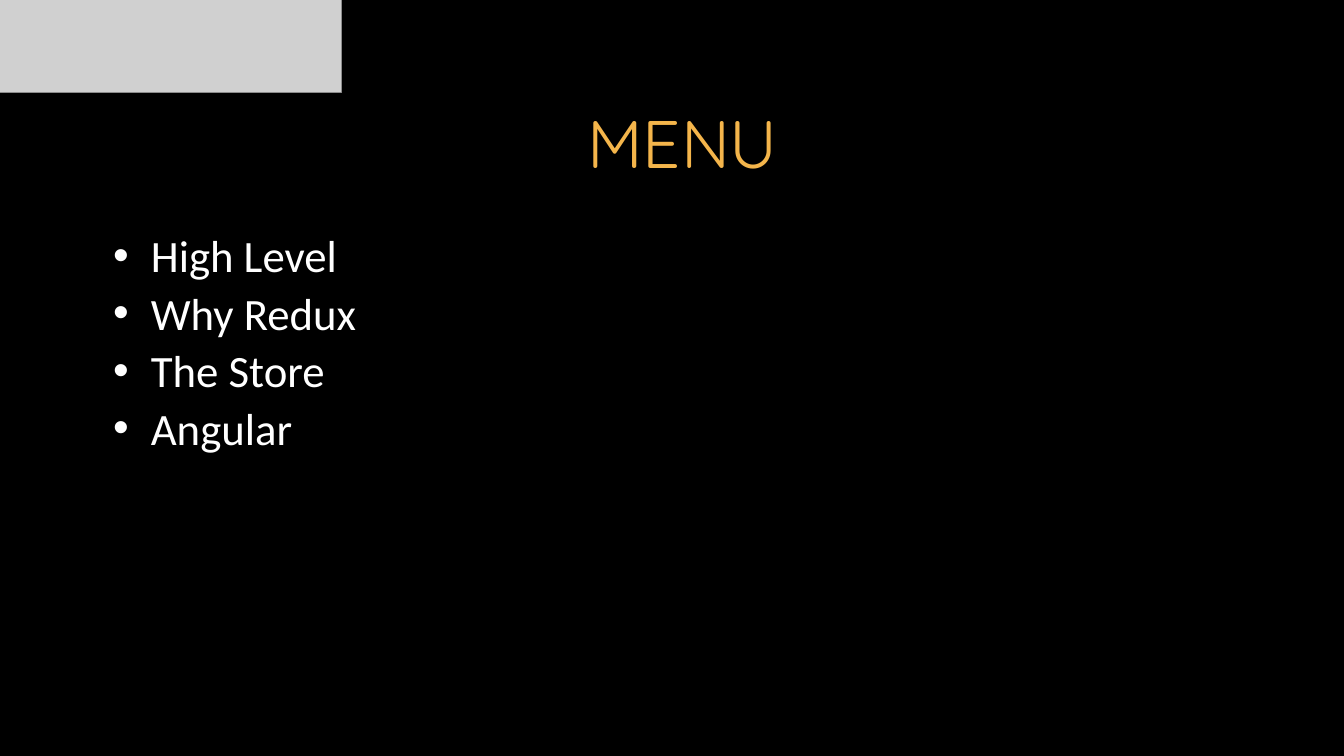
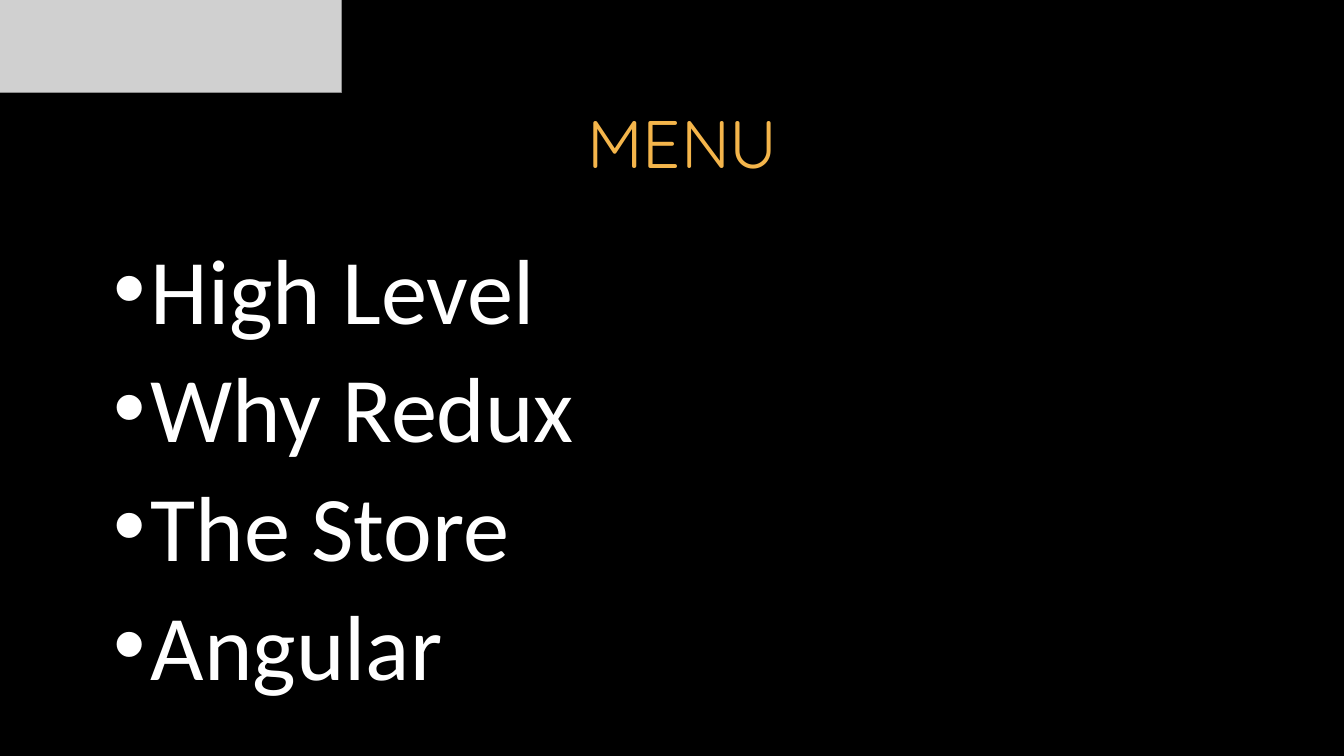
Before and after one commit to itenium-be/Redux, a slide deck: slide 2 of Redux.pptx. Drawn at 1344x756 pixels with LibreOffice and Linux fonts; fonts in the diff are those of the drawing; grey boxes stand for pictures; background and template pictures are left out. Boxes give left, top, right and bottom in pixels: in the first picture for what was removed or moved away, otherwise in the second. Text is boxed around its words. In the diff, an @@ line names an element or a change of style, - is before the commit and + after.

```diff
--- a/Redux.pptx
+++ b/Redux.pptx
@@ text "High Level" at [151, 260, 574, 696]: size 32 to 66 pt @@
```
Also in this commit, not shown: 1 other slide changed, 1 slide removed.
